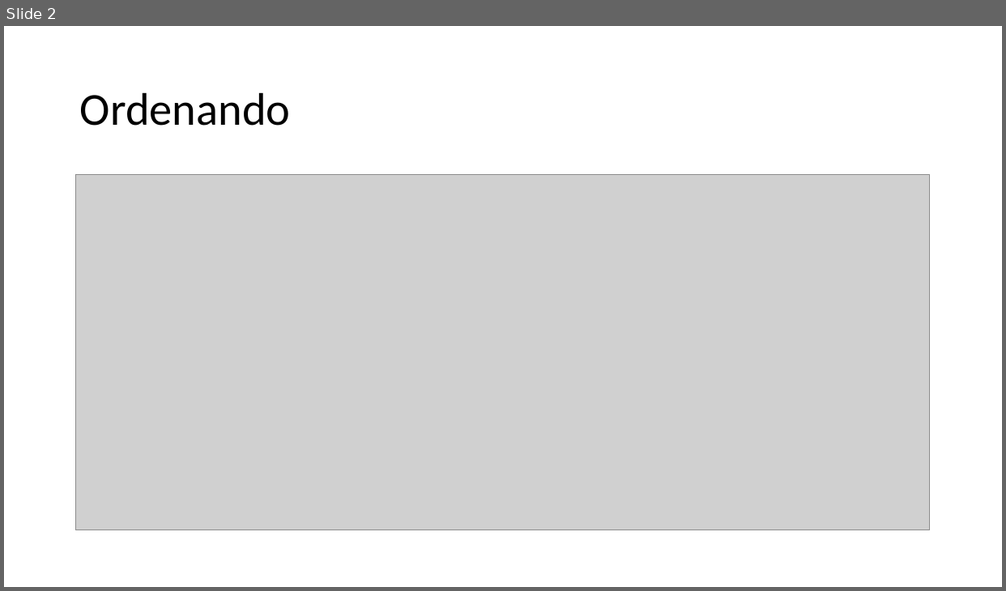
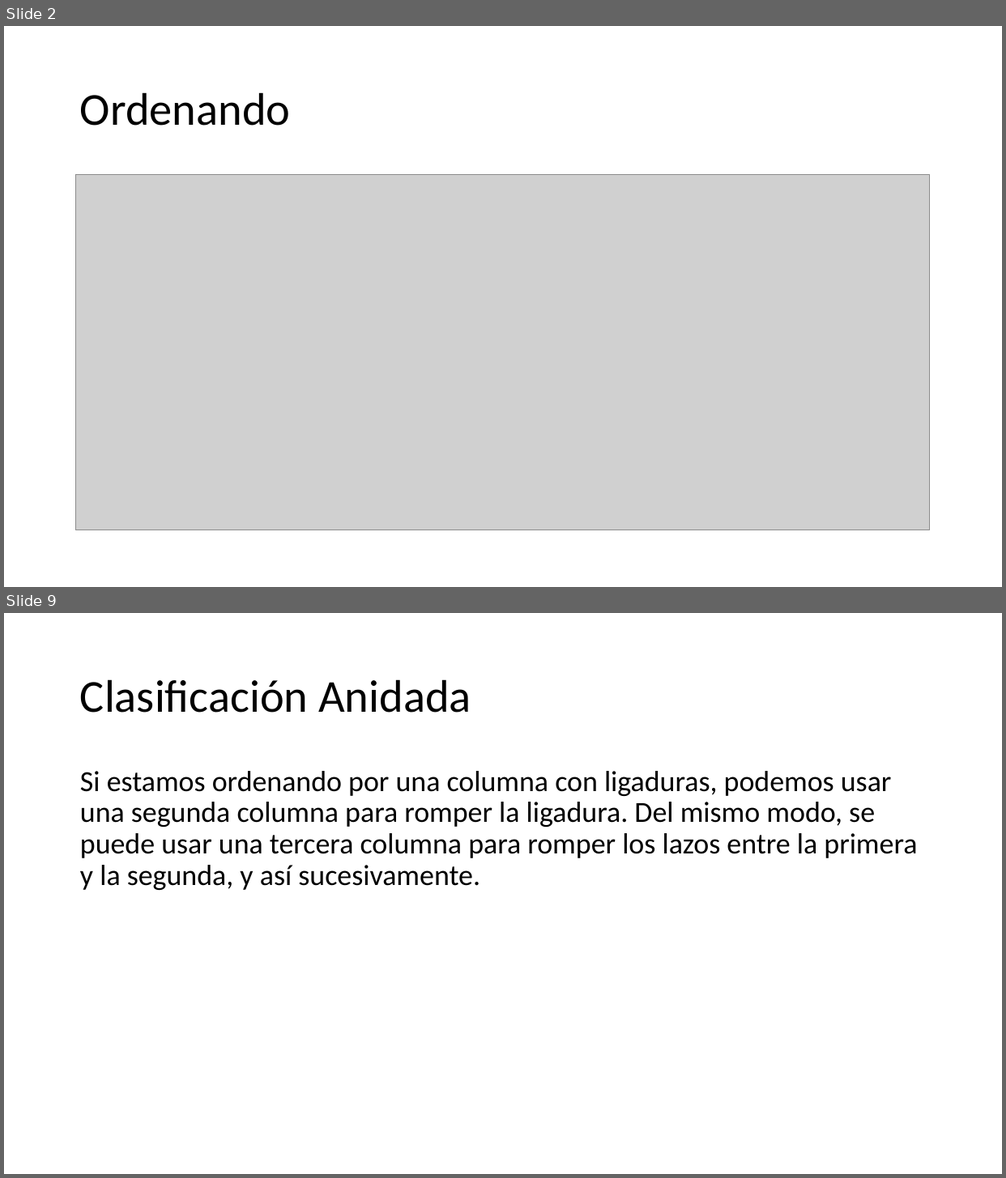
Before and after one commit to wparedesgt/RBasico, a slide deck: presentaciones/S03-New/18_Ordenando.pptx. Shown one above the other, each under a label of ours: slide 2 before the commit, slides 2 and 9 after it; the slides between them are not shown. The pictures are 1006x591 and 1006x1178 pixels, drawn with LibreOffice and Linux fonts; fonts in the diff are those of the drawing; grey boxes stand for pictures; background and template pictures are left out. Boxes give left, top, right and bottom in pixels: in the first picture for what was removed or moved away, otherwise in the second. Text is boxed around its words. In the diff, an @@ line names an element or a change of style, - is before the commit and + after.

```diff
--- a/presentaciones/S03-New/18_Ordenando.pptx
+++ b/presentaciones/S03-New/18_Ordenando.pptx
@@ slide 9 added at [4,613,1002,1174], background picture (left out) @@
@@ title added at [80,679,471,713], 44 pt, text #000000 @@
+Clasificación Anidada
@@ text added at [80,771,917,890], 28 pt, text #000000 @@
+Si estamos ordenando por una columna con ligaduras, podemos usar una segunda columna para romper la ligadura. Del mismo modo, se puede usar una tercera columna para romper los lazos entre la primera y la segunda, y así sucesivamente.
```
Also in this commit, not shown: 9 other slides added, 2 slides removed, 11 other files.
